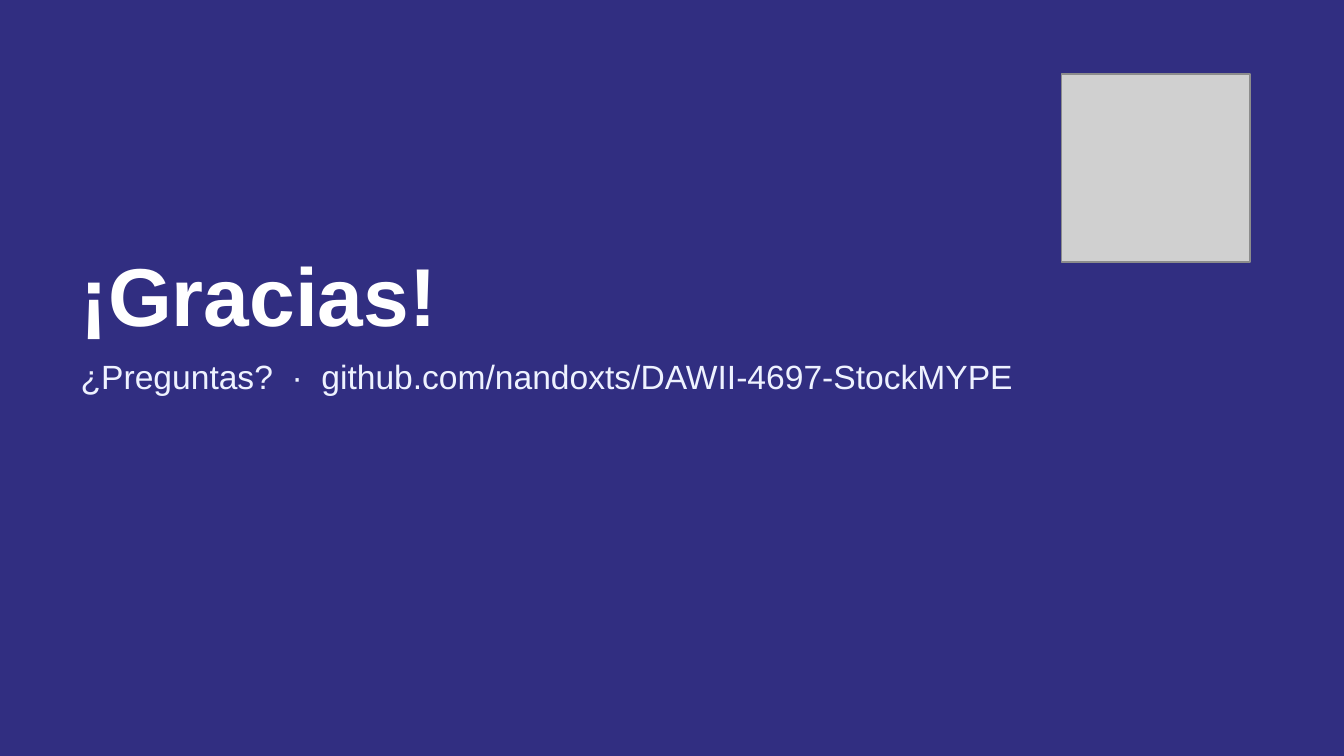
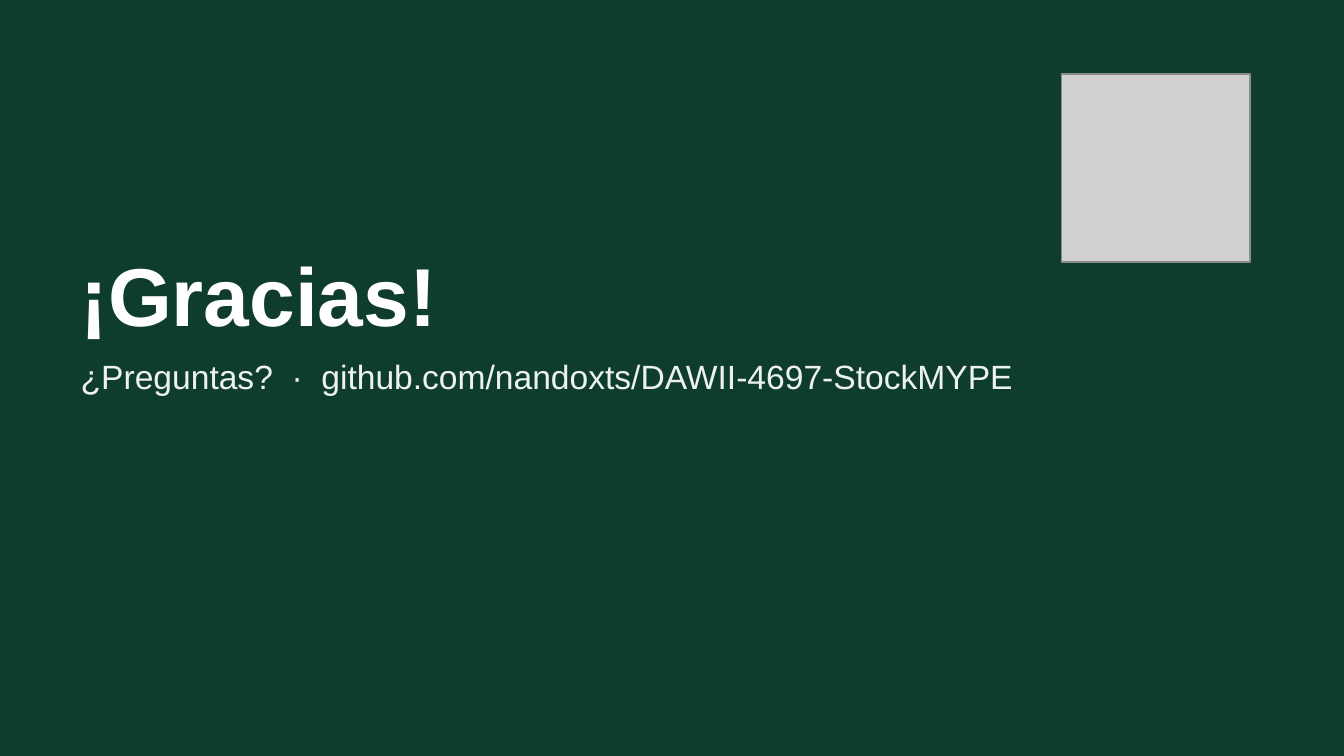
Before and after one commit to nandoxts/DAWII-4697-StockMYPE, a slide deck: slide 13 of docs/Presentacion_StockMYPE_AP1.ppt. Drawn at 1344x756 pixels with LibreOffice and Linux fonts; fonts in the diff are those of the drawing; grey boxes stand for pictures. Boxes give left, top, right and bottom in pixels: in the first picture for what was removed or moved away, otherwise in the second. Text is boxed around its words. In the diff, an @@ line names an element or a change of style, - is before the commit and + after.

```diff
--- a/docs/Presentacion_StockMYPE_AP1.ppt
+++ b/docs/Presentacion_StockMYPE_AP1.ppt
@@ background #312E81 to #0F3D2B @@
@@ text "¿Preguntas? · github.com/nandoxts/DAWII-4697-StockMYPE" at bbox=[81, 364, 1012, 395]: text colour #EEF2FF to #EEF1F3 @@
```
Also in this commit, not shown: 12 other slides changed, 2 other files.
